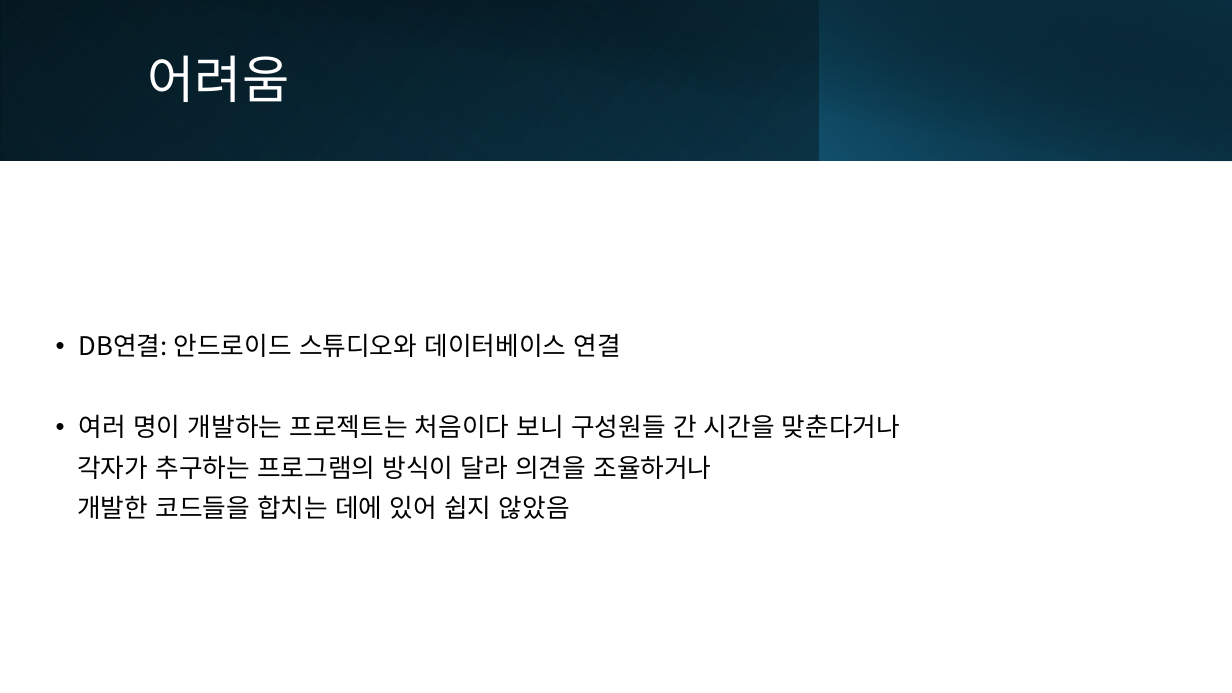
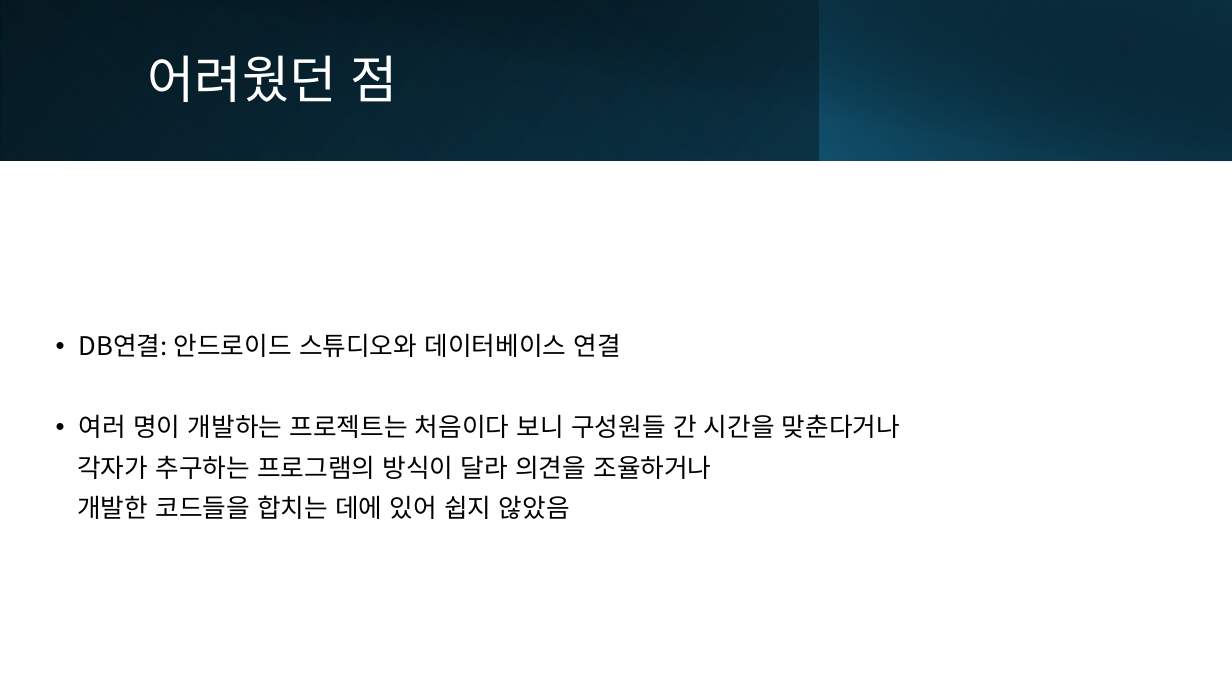
Before and after one commit to kjunh972/TBFG, a slide deck: slide 9 of doc/TBFG 모바일 프로젝트.pptx. Drawn at 1232x693 pixels with LibreOffice and Linux fonts; fonts in the diff are those of the drawing. Boxes give left, top, right and bottom in pixels: in the first picture for what was removed or moved away, otherwise in the second. Text is boxed around its words. In the diff, an @@ line names an element or a change of style, - is before the commit and + after.

Commit message:
어려웠던 점 수정

```diff
--- a/doc/TBFG 모바일 프로젝트.pptx
+++ b/doc/TBFG 모바일 프로젝트.pptx
@@ title at <box>148,55,398,102</box>: text changed @@
-어려움
+어려웠던 점
```
